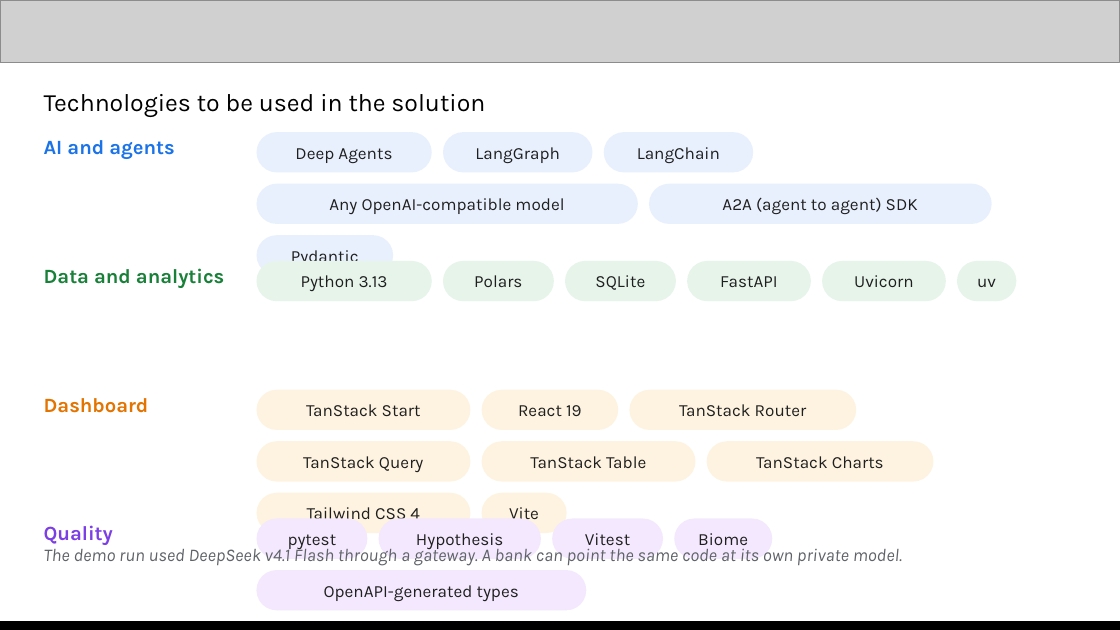
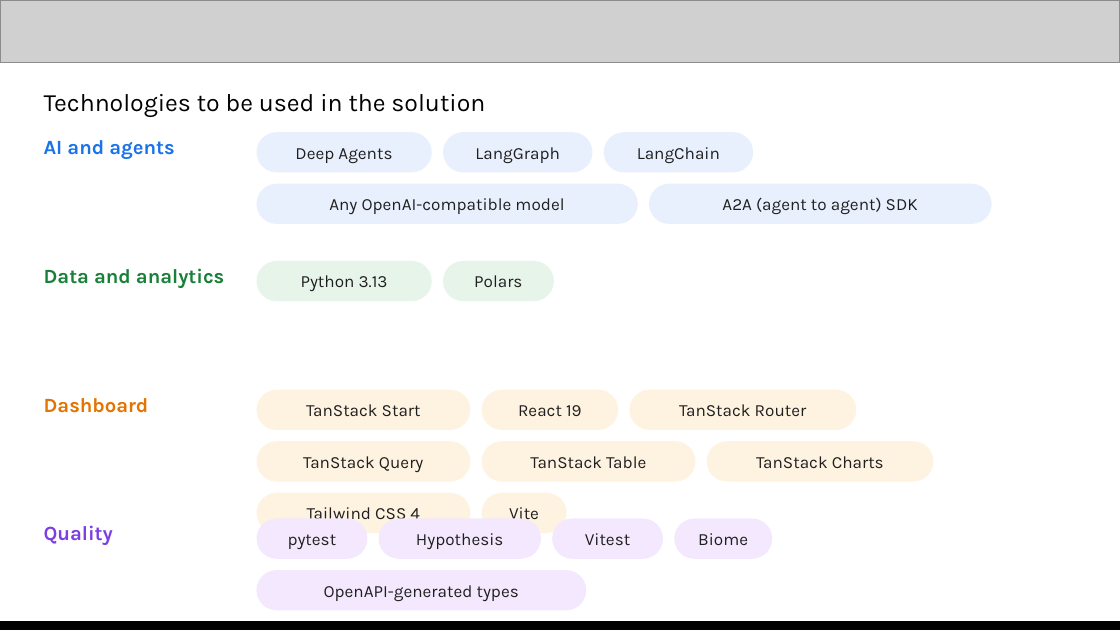
Before and after one commit to webmobix/rmsignal, a slide deck: slide 7 of docs/RMSignal-submission.pptx. Drawn at 1120x630 pixels with LibreOffice and Linux fonts; fonts in the diff are those of the drawing; grey boxes stand for pictures. Boxes give left, top, right and bottom in pixels: in the first picture for what was removed or moved away, otherwise in the second. Text is boxed around its words. In the diff, an @@ line names an element or a change of style, - is before the commit and + after.

```diff
--- a/docs/RMSignal-submission.pptx
+++ b/docs/RMSignal-submission.pptx
@@ rounded rectangle removed at (x1=256, y1=235, x2=393, y2=276) @@
-Pydantic
@@ rounded rectangle removed at (x1=564, y1=261, x2=675, y2=301) @@
-SQLite
@@ rounded rectangle removed at (x1=687, y1=261, x2=810, y2=301) @@
-FastAPI
@@ rounded rectangle removed at (x1=822, y1=261, x2=945, y2=301) @@
-Uvicorn
@@ rounded rectangle removed at (x1=956, y1=261, x2=1016, y2=301) @@
-uv
@@ text removed at (x1=44, y1=545, x2=902, y2=566) @@
-The demo run used DeepSeek v4.1 Flash through a gateway. A bank can point the same code at its own private model.
```
Also in this commit, not shown: 5 other slides changed, 5 other files.
